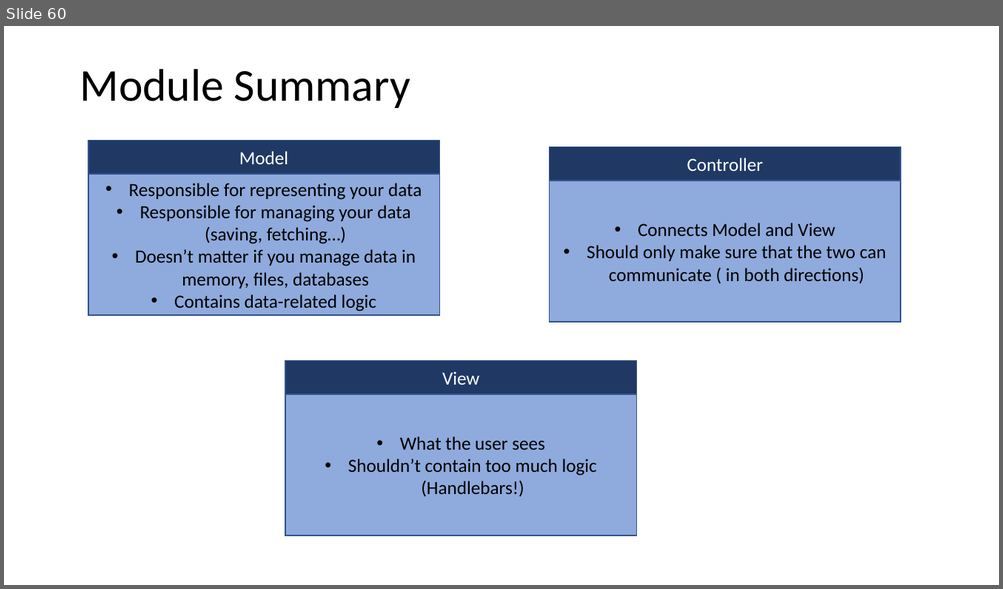
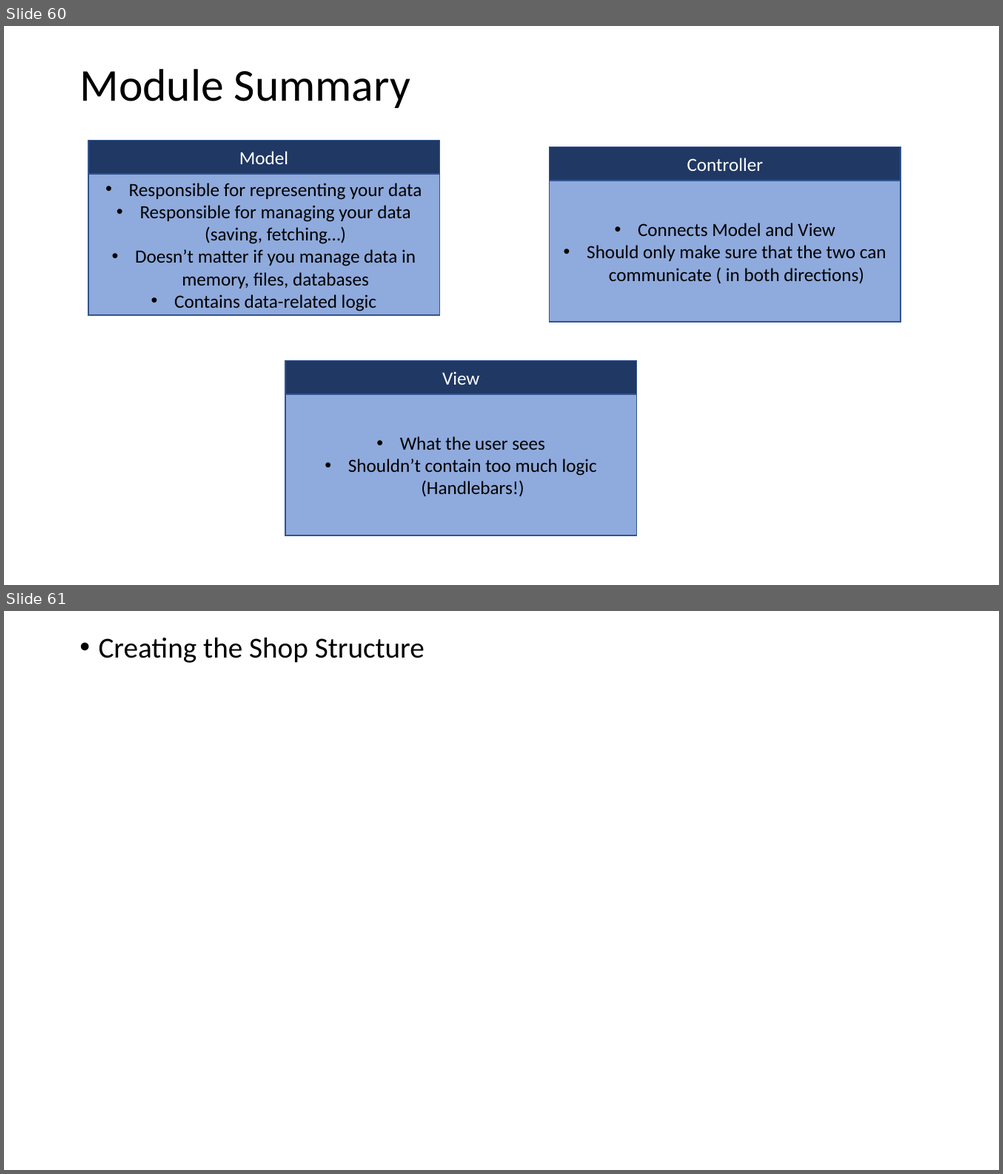
Before and after one commit to PiyushChaturvedii/Batch04, a slide deck: What is Node.pptx. Shown one above the other, each under a label of ours: slide 60 before the commit, slides 60 and 61 after it. The pictures are 1003x589 and 1003x1174 pixels, drawn with LibreOffice and Linux fonts; fonts in the diff are those of the drawing. Boxes give left, top, right and bottom in pixels: in the first picture for what was removed or moved away, otherwise in the second. Text is boxed around its words. In the diff, an @@ line names an element or a change of style, - is before the commit and + after.

```diff
--- a/What is Node.pptx
+++ b/What is Node.pptx
@@ slide 61 added at (4, 611, 999, 1170), background #FFFFFF @@
@@ text added at (99, 637, 424, 663), 28 pt, text #000000 @@
+• Creating the Shop Structure
```
Also in this commit, not shown: 26 other files.
